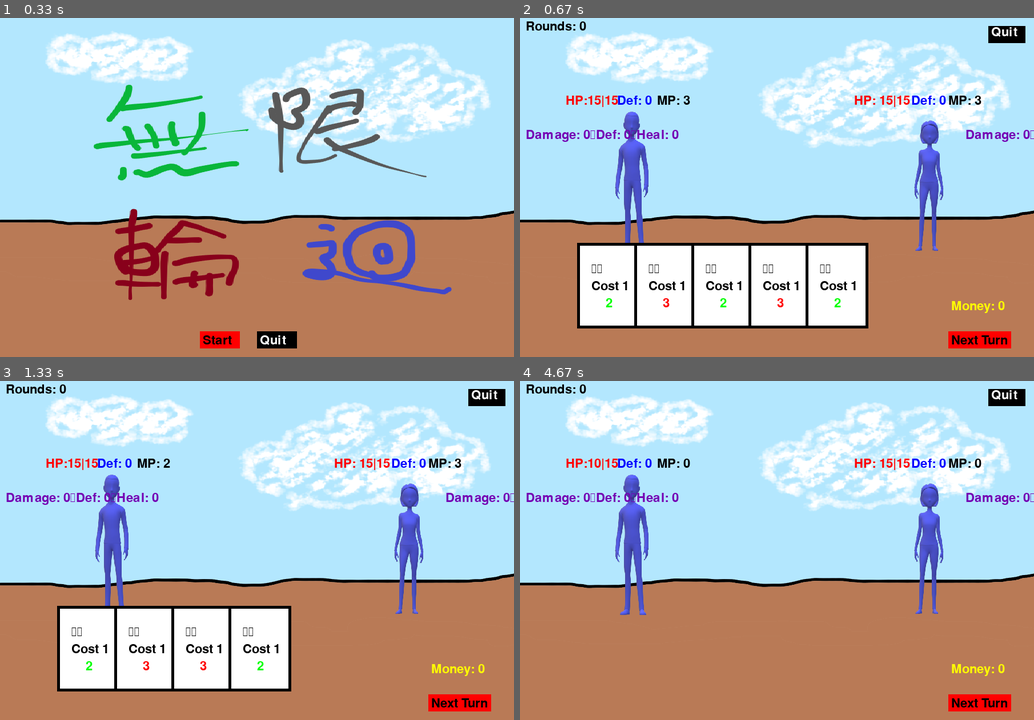
Above: before the commit, frames 1-4 (two rows, left to right).
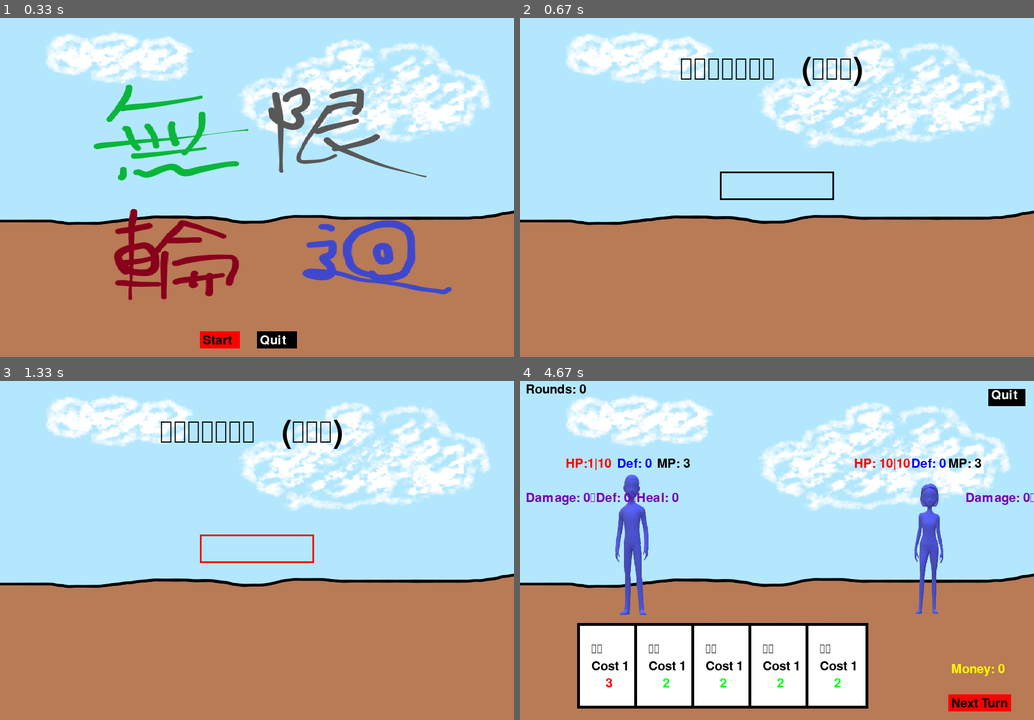
Above: after the commit, the same moments.

Repository: razersword21/pygame-card
Game: pygame game, started from main.py
The game is run twice, just before and just after one commit, with the same random seed, the same clock (stepped at 60 frames per second) and the same inputs.
Inputs (mouse positions are in pixels of both pictures, inside the frame that each line leads up to):
- Up to frame 1 (0.33 s): no input
- Up to frame 2 (0.67 s): press the mouse at (741, 340) at 0.37 s; move the mouse to (746, 214) at 0.47 s; release the mouse at (756, 92) at 0.6 s
- Up to frame 3 (1.33 s): press the mouse at (200, 564) at 0.7 s; move the mouse to (138, 604) at 0.8 s; release the mouse at (77, 648) at 0.93 s; tap Backspace at 1 s
- Up to frame 4 (4.67 s): click (607, 618) at 1.38 s; press the mouse at (720, 564) at 1.7 s; move the mouse to (653, 550) at 1.8 s; release the mouse at (586, 540) at 1.93 s; click (653, 550) at 2.05 s; press the mouse at (720, 564) at 2.37 s; move the mouse to (812, 540) at 2.47 s; release the mouse at (905, 519) at 2.6 s; click (828, 421) at 2.72 s; press the mouse at (720, 564) at 3.03 s; move the mouse to (674, 557) at 3.13 s; release the mouse at (622, 550) at 3.27 s; click (735, 526) at 3.38 s; press the mouse at (720, 564) at 3.7 s; move the mouse to (766, 509) at 3.8 s; release the mouse at (807, 455) at 3.93 s; type "ann" at 4 s; tap Enter at 4.33 s; click "Next Turn" at 4.55 s

Frame 1 is identical in both runs. In frame 2, 20% of the frame differs, in the area x 1-100%, y 1-98%; in frame 3, 17%; in frame 4, 14%.

Commit message:
updata v3.3.3

Diff:
--- a/choose.py
+++ b/choose.py
@@ -1,5 +1,6 @@
 import pygame,sys
 import random
+
 from objects import *
 from card_process import *
 from params import *
--- a/game.py
+++ b/game.py
@@ -1,12 +1,13 @@
 import pygame,sys
 import random
 import time
+import logging
+logging.basicConfig(level=logging.INFO)
+
 from objects import *
 from card_process import *
 from choose import *
 from params import *
-import logging
-logging.basicConfig(level=logging.INFO)
 
 def set_enemy(enemy):
     x = random.randint(0,100)
@@ -59,14 +60,12 @@
     main_role.buff = []
     return main_role
 
-def game_(win,font_list,GAME_CONTROL):
+def game_(win,font_list,GAME_CONTROL,main_role,enemy):
     bg = BG(900, 600)
     rounds = 0
     clock = pygame.time.Clock()
 
     chose_buff = []
-    enemy = Enemy(params.init_max_hp,params.init_max_de,params.init_max_magic)
-    main_role = Main_role(params.init_max_hp,params.init_max_de,params.init_max_magic,params.money)
 
     running = True
     player_turn = True
@@ -107,10 +106,10 @@
         win.blit(player_value_text, (10, 200))
         start_y = 200
         if len(list(main_role.buff)) > 0:
-            for i,buff in enumerate(list(main_role.buff)):
+            for i,buff in enumerate(main_role.buff):
                 start_y += 50*i
-                main_buff_text = font_list[0].render(buff, True, YELLOW)
-                win.blit(main_buff_text, (250, start_y))
+                main_buff_text = font_list[0].render(list(buff.keys())[0], True, Coconut_Brown)
+                win.blit(main_buff_text, (260, start_y))
 
         enemy_hp_text = font_list[0].render("HP: "+str(enemy.hp)+"|"+str(enemy.max_hp), True, RED)
         enemy_de_text = font_list[0].render("Def: "+str(enemy.de), True, BLUE)
@@ -123,10 +122,10 @@
         win.blit(enemy_value_text, (780, 200))
         start_y_e = 200
         if len(list(enemy.buff)) > 0:
-            for i,ebuff in enumerate(list(enemy.buff)):
+            for i,ebuff in enumerate(enemy.buff):
                 start_y_e += 50*i
-                enemy_buff_text = font_list[0].render(ebuff, True, YELLOW)
-                win.blit(enemy_buff_text, (250, start_y_e))
+                enemy_buff_text = font_list[0].render(list(ebuff.keys())[0], True, Coconut_Brown)
+                win.blit(enemy_buff_text, (600, start_y_e))
 
         next_turn_btn = pygame.Rect(750, 555, 110, 30)
         pygame.draw.rect(win, RED , next_turn_btn)
@@ -296,11 +295,12 @@
             main_role = set_player(main_role,chose_buff,add_value,new_card)
             GAME_CONTROL = True
         else:
-            over_text = font_list[1].render("Game Over", True, RED)
+            over_font = pygame.font.Font('font/ChenYuluoyan-Thin.ttf', 150)
+            over_text = over_font.render("Game Over", True, RED)
             win.blit(over_text, (300, 300))
             pygame.display.update()
             time.sleep(3)
             running = False
             logging.warn('你打到 Round: '+str(rounds))
         pygame.display.flip()
-        clock.tick(40)
+        clock.tick(60)
--- /dev/null
+++ b/input_name.py
@@ -0,0 +1,47 @@
+import pygame,sys
+import random
+from objects import *
+
+def input_name(win,main_role):
+    bg = BG(900, 600)
+    inputing = True
+    color_inactive = BLACK
+    color_active = RED
+    color = color_inactive
+    text = ""
+    active = False
+    while inputing:
+        win.blit(bg.bg_big, bg.rect)
+        title_font = pygame.font.Font('font/ChenYuluoyan-Thin.ttf', 80)
+        base_font = pygame.font.Font('font/ChenYuluoyan-Thin.ttf', 50)
+        menu_text = title_font.render("輸入玩家名字\n   (限英文)", True, BLACK)
+        win.blit(menu_text, (280, 70))
+
+        input_box = pygame.Rect(250, 300, 200, 50)
+
+        for event in pygame.event.get():
+            if event.type == pygame.QUIT:
+                inputing = False
+            if event.type == pygame.MOUSEBUTTONDOWN:
+                active = True if input_box.collidepoint(event.pos) else False
+                # Change the current color of the input box
+                color = color_active if active else color_inactive
+
+            if event.type == pygame.KEYDOWN:
+                if active:
+                    if event.key == pygame.K_RETURN:
+                        print("玩家姓名: ",text)
+                        main_role.name = text
+                        inputing = False
+                    elif event.key == pygame.K_BACKSPACE:
+                        text = text[:-1]
+                    else:
+                        text += event.unicode
+
+        text_surface = base_font.render(text, True, color)
+        input_box_width = max(200, text_surface.get_width()+10)
+        input_box.w = input_box_width
+        input_box.center = (900/2, 600/2)
+        win.blit(text_surface, (input_box.x+5, input_box.y+5))
+        pygame.draw.rect(win, color, input_box, 3)
+        pygame.display.flip()
--- a/main.py
+++ b/main.py
@@ -1,20 +1,18 @@
 import pygame,sys
-import random
+
 from objects import *
 from card_process import *
 from choose import *
-import time
-import logging
-logging.basicConfig(level=logging.INFO)
 from game import *
 from params import *
+from input_name import *
 
 GAME_CONTROL = False
 
 def main():
     global GAME_CONTROL
     pygame.init()
-    pygame.display.set_caption('無限地牢')  # 遊戲標題
+    pygame.display.set_caption('數值-無限地牢')  # 遊戲標題
     win = pygame.display.set_mode((900, 600))  # 窗口尺寸
 
     base_font = pygame.font.Font('font/ChenYuluoyan-Thin.ttf', 32)
@@ -22,6 +20,9 @@
     all_font = [base_font,title_font]
     intro = Intro(900, 600)
     show_intro = True
+    enemy = Enemy(params.init_max_hp,params.init_max_de,params.init_max_magic)
+    main_role = Main_role(params.init_max_hp,params.init_max_de,params.init_max_magic,params.money)
+
     while show_intro:
         win.blit(intro.bg_big, intro.rect)
 
@@ -41,8 +42,10 @@
             if event.type == pygame.MOUSEBUTTONDOWN:
                 pos = pygame.mouse.get_pos()
                 if start_btn.collidepoint(pos):
-                    GAME_CONTROL = True
-                    game_(win,all_font,GAME_CONTROL)
+                    input_name(win,main_role)
+                    if len(main_role.name) > 0:
+                        GAME_CONTROL = True
+                        game_(win,all_font,GAME_CONTROL,main_role,enemy)
                 if quit_btn.collidepoint(pos):
                     pygame.quit()
                     sys.exit()
--- a/objects.py
+++ b/objects.py
@@ -7,6 +7,7 @@
 GREEN = (0,255,0)
 PURPLE = (116,0,179)
 YELLOW = (255,255,0)
+Coconut_Brown = (77,31,0)
 
 class Intro(pygame.sprite.Sprite):
   def __init__(self,x,y):
@@ -24,7 +25,7 @@
 
 class Main_role(pygame.sprite.Sprite):
   def __init__(self, hp,de,magic,money):
-    self.name = '玩家'
+    self.name = ''
     self.max_hp = hp
     self.hp = self.max_hp
     self.max_de = de
@@ -90,35 +91,35 @@
 
     def draw(self,win,bgcolor,color,index,FONT,statr_x=100):
         next_card = index*100
-        pygame.draw.rect(win,bgcolor,(statr_x+next_card, 400, 110, 150))
-        pygame.draw.rect(win,color,(statr_x+next_card+5, 400+5, 100, 140))
+        pygame.draw.rect(win,bgcolor,(statr_x+next_card, 430, 110, 150))
+        pygame.draw.rect(win,color,(statr_x+next_card+5, 430+5, 100, 140))
         card_name_text = FONT.render(str(self.name), True, BLACK)
-        win.blit(card_name_text,(statr_x+20+next_card+5,430+5))
+        win.blit(card_name_text,(statr_x+20+next_card+5,460+5))
         card_cost_text = FONT.render('Cost '+str(self.cost), True, BLACK)
-        win.blit(card_cost_text,(statr_x+20+next_card+5,460+5))
+        win.blit(card_cost_text,(statr_x+20+next_card+5,490+5))
         match self.type:
           case 'attack':
             card_number_text = FONT.render(str(self.do_to_other), True, RED)
-            win.blit(card_number_text,(statr_x+45+next_card+5,490+5))
+            win.blit(card_number_text,(statr_x+45+next_card+5,520+5))
           case 'defense'|'heal':
             card_number_text = FONT.render(str(self.do_for_self), True, GREEN)
-            win.blit(card_number_text,(statr_x+45+next_card+5,490+5))
+            win.blit(card_number_text,(statr_x+45+next_card+5,520+5))
           case 'fire':
             card_number_text = FONT.render(str(self.do_to_other), True, RED)
-            win.blit(card_number_text,(statr_x+45+next_card+5,490+5))
+            win.blit(card_number_text,(statr_x+45+next_card+5,520+5))
             card_last_text = FONT.render('Last: '+str(self.lasting), True, BLACK)
-            win.blit(card_last_text,(statr_x+20+next_card+5,530+5))
+            win.blit(card_last_text,(statr_x+20+next_card+5,560+5))
           case 'vampire'|'absorb':
             card_number_text = FONT.render('吸: '+str(self.do_to_other), True, PURPLE)
-            win.blit(card_number_text,(statr_x+10+next_card+5,490+5))
+            win.blit(card_number_text,(statr_x+10+next_card+5,520+5))
             card_last_text = FONT.render('Get: '+str(self.do_to_other), True, BLUE)
-            win.blit(card_last_text,(statr_x+10+next_card+5,510+5))
+            win.blit(card_last_text,(statr_x+10+next_card+5,540+5))
           case 'little_knife'|'knife':
             card_number_text = FONT.render(self.special, True, RED)
-            win.blit(card_number_text,(statr_x+10+next_card+5,480+5))
+            win.blit(card_number_text,(statr_x+10+next_card+5,510+5))
           case 'turtle':
             card_last_text = FONT.render('Last: '+str(self.lasting), True, BLACK)
-            win.blit(card_last_text,(statr_x+20+next_card+5,490+5))
+            win.blit(card_last_text,(statr_x+20+next_card+5,520+5))
 
 # class Pet(pygame.sprite.Sprite):
 #   def __init__(self,cost,hp,de,damage,shield,heal):
--- a/params.py
+++ b/params.py
@@ -16,8 +16,8 @@
     shield_bash = Card(-1,"盾擊",'shield',2,0,2,0,'造成自身\n當前防禦值\n的傷害')
     sacrifice_card = Card(-1,'捨身','sacrifice',1,10,0,0,'造成10點傷害\n也對自己造成\n當前50%hp傷害')
     altar_card = Card(-1,'獻祭','altar',2,0,0,0,'以自身50%hp\n換來damage+3')
-    normal_deck = [Vampire_card,magic_card,drop_card,fire_card,return_card,knife_card,turtle_card,shield_bash,altar_card]
-    # normal_deck = []
+    # normal_deck = [Vampire_card,magic_card,drop_card,fire_card,return_card,knife_card,turtle_card,shield_bash,altar_card]
+    normal_deck = [fire_card]
     guard_card = Card(-1,'神聖之盾','guard',2,0,2,0,'獲得自身防禦增強\n 2倍的盾')
     keep_heal = Card(-1,"回春",'keep_heal',2,0,2,2,'持續回自身\n  治癒增強\n  *2的血量\n  2回合')
     add_magic = Card(-1,'回魔','add_magic',2,0,2,2,'兩回合\n  Mp+2')
@@ -27,7 +27,7 @@
     high_level_deck = [guard_card,keep_heal,add_magic,dragon_card,broke_shield,max_hp_card]
 
 class params():
-    init_max_hp,init_max_de,init_max_magic,money = 15,0,3,0
+    init_max_hp,init_max_de,init_max_magic,money = 10,0,3,0
     add_hp = 20
     add_value = 1
     add_pass_money = 150
--- a/shop.py
+++ b/shop.py
@@ -1,9 +1,10 @@
 import pygame,sys
 import logging
+logging.basicConfig(level=logging.INFO)
+
 from objects import *
 from card_process import *
 from params import *
-logging.basicConfig(level=logging.INFO)
 
 def shop(win,font_list,person):
     bg = BG(900, 600)
